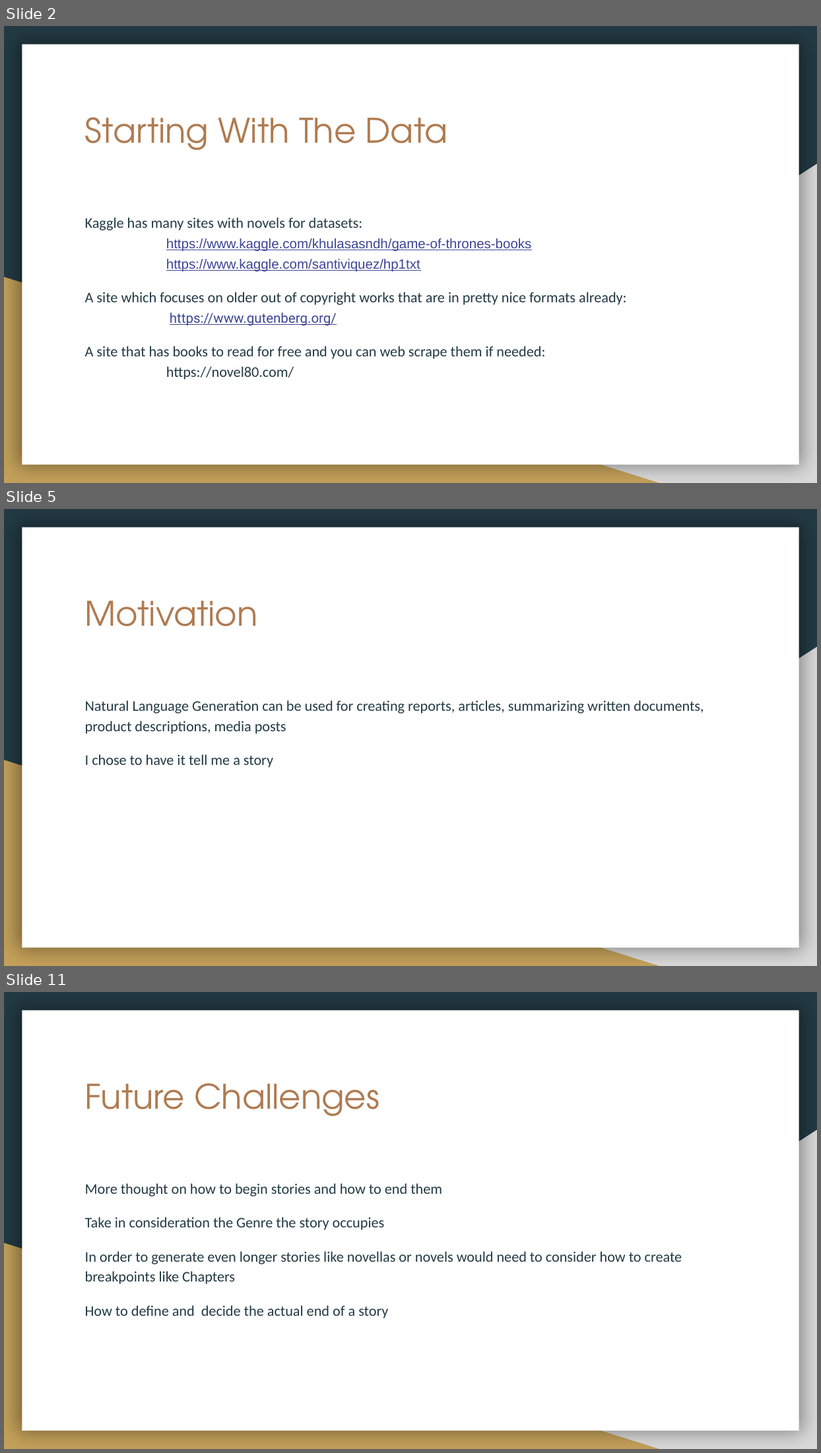
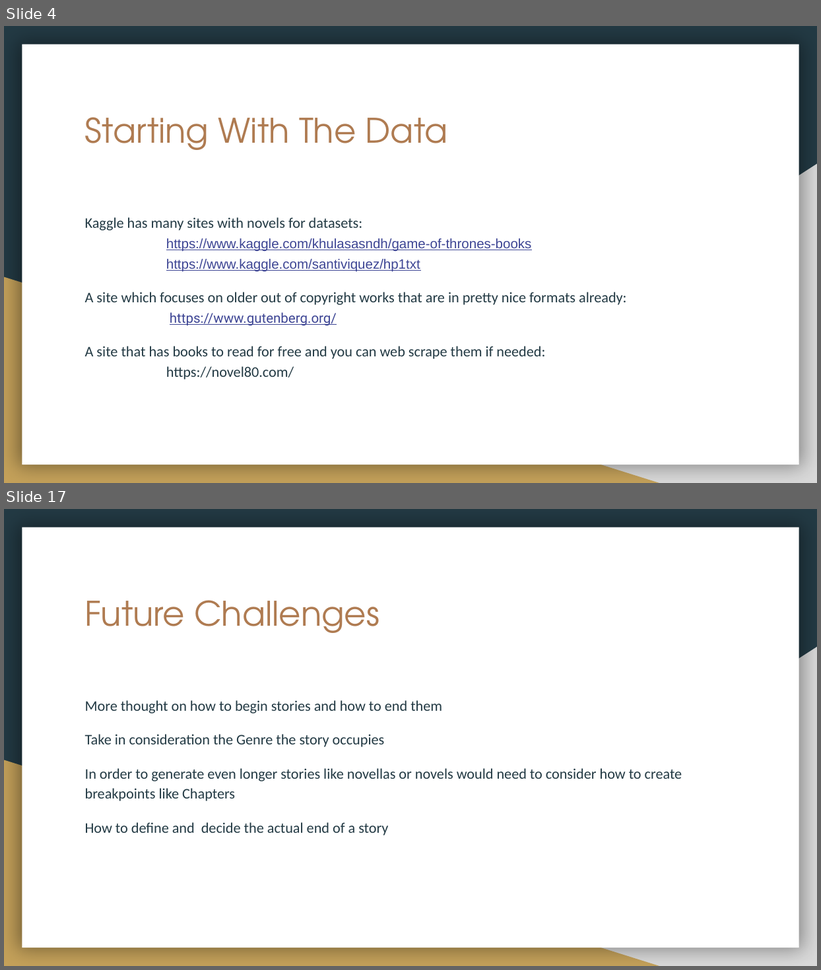
Before and after one commit to dbetzel/Springboard, a slide deck: Capstone3/Capstone3Final/Natural Language Generation Capstone 3.pptx. Shown one above the other, each under a label of ours: slides 2, 5 and 11 before the commit, slides 4 and 17 after it; the slides between them are not shown. The pictures are 821x1453 and 821x970 pixels, drawn with LibreOffice and Linux fonts; fonts in the diff are those of the drawing. Boxes give left, top, right and bottom in pixels: in the first picture for what was removed or moved away, otherwise in the second. Text is boxed around its words. In the diff, an @@ line names an element or a change of style, - is before the commit and + after.

```diff
--- a/Capstone3/Capstone3Final/Natural Language Generation Capstone 3.pptx
+++ b/Capstone3/Capstone3Final/Natural Language Generation Capstone 3.pptx
@@ slide 5 removed at (x1=4, y1=509, x2=817, y2=966), background #233A44; not listed: 3 template elements that a slide beside it also shows @@
@@ title removed at (x1=85, y1=601, x2=258, y2=626) @@
-Motivation
@@ text removed at (x1=85, y1=700, x2=704, y2=768) @@
-Natural Language Generation can be used for creating reports, articles, summarizing written documents, product descriptions, media posts
-I chose to have it tell me a story
@@ what was slide 2 is now slide 4 @@
@@ what was slide 11 is now slide 17 @@
```
Also in this commit, not shown: 4 slides changed, 10 slides added, 3 other slides removed.
